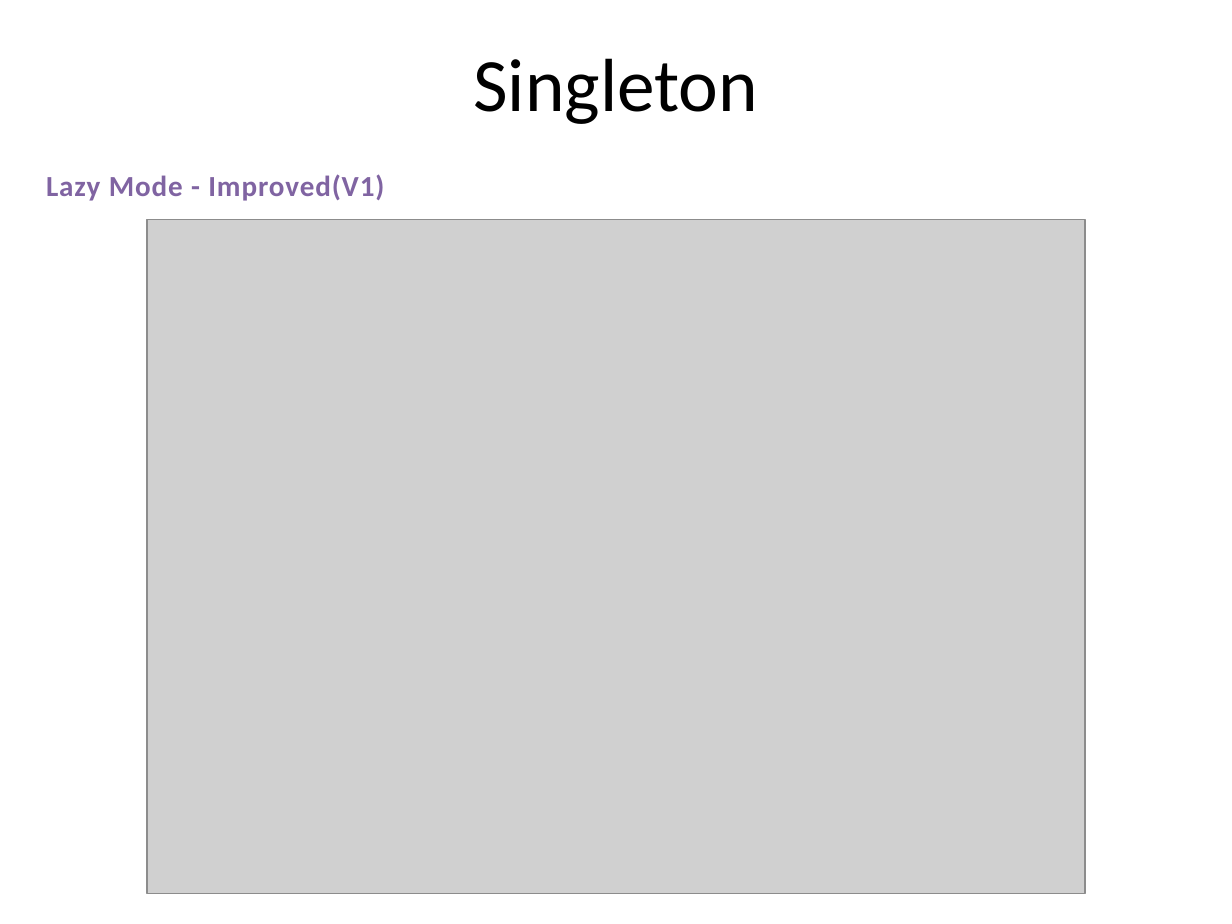
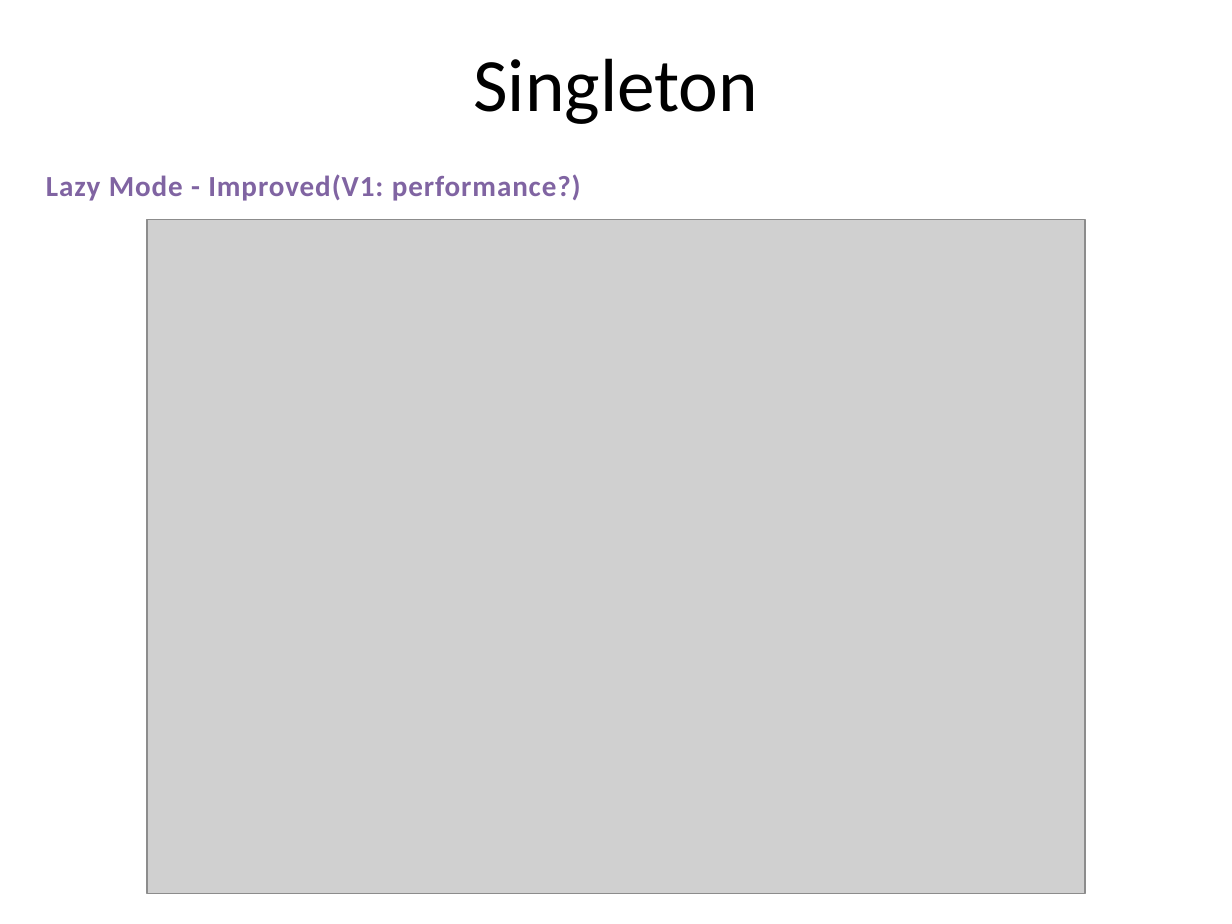
Before and after one commit to PlumpMath/DesignPattern-956, a slide deck: slide 10 of _Doc/DesignPattern.P3.Creational(Singleton).pptx. Drawn at 1232x924 pixels with LibreOffice and Linux fonts; fonts in the diff are those of the drawing; grey boxes stand for pictures. Boxes give left, top, right and bottom in pixels: in the first picture for what was removed or moved away, otherwise in the second. Text is boxed around its words. In the diff, an @@ line names an element or a change of style, - is before the commit and + after.

```diff
--- a/_Doc/DesignPattern.P3.Creational(Singleton).pptx
+++ b/_Doc/DesignPattern.P3.Creational(Singleton).pptx
@@ text at (46,174,581,201): text changed @@
-Lazy Mode - Improved(V1)
+Lazy Mode - Improved(V1: performance?)
```
Also in this commit, not shown: 4 other slides changed, 6 slides added, 39 other files.
